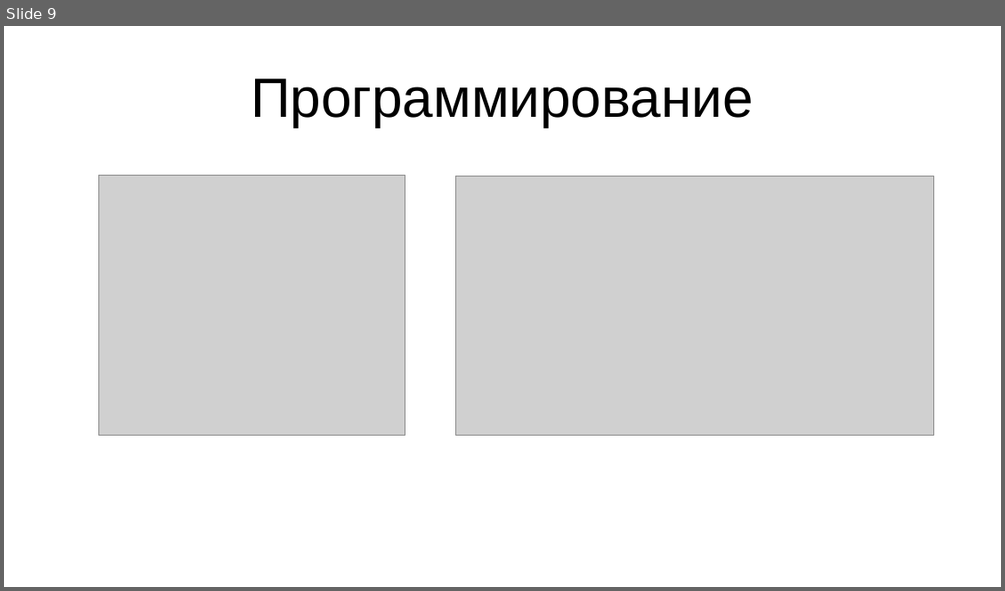
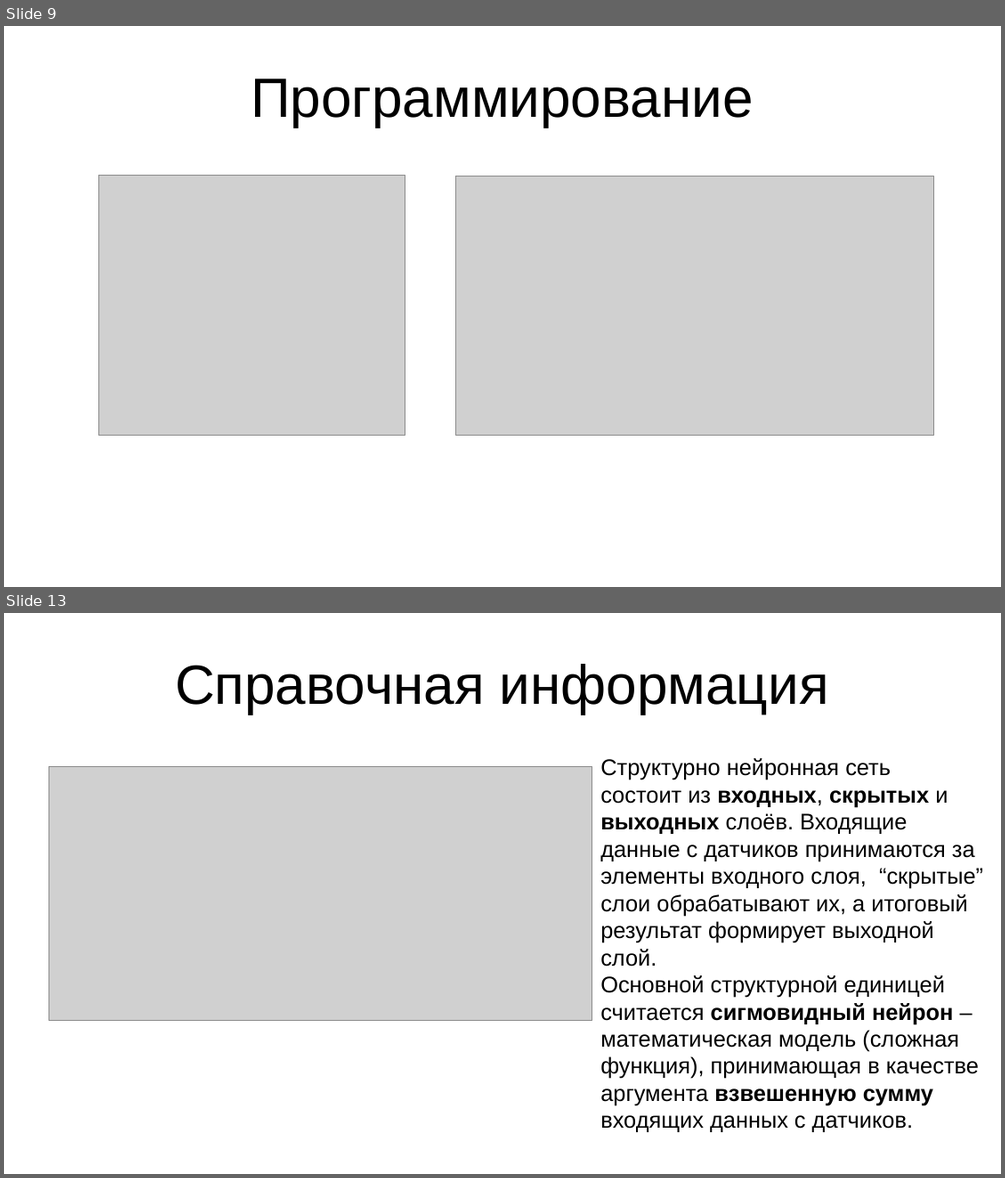
Before and after one commit to SaShiro228/helmet, a slide deck: text/presentation.odp. Shown one above the other, each under a label of ours: slide 9 before the commit, slides 9 and 13 after it; the slides between them are not shown. The pictures are 1005x591 and 1005x1178 pixels, drawn with LibreOffice and Linux fonts; fonts in the diff are those of the drawing; grey boxes stand for pictures. Boxes give left, top, right and bottom in pixels: in the first picture for what was removed or moved away, otherwise in the second. Text is boxed around its words. In the diff, an @@ line names an element or a change of style, - is before the commit and + after.

```diff
--- a/text/presentation.odp
+++ b/text/presentation.odp
@@ slide 13 added at [4, 613, 1001, 1174], background #FFFFFF @@
@@ title added at [175, 664, 829, 714], 44 pt, text #000000 @@
+Справочная информация
@@ picture added at [49, 767, 592, 1020] @@
@@ text added at [600, 758, 983, 1132], 18 pt, text #000000 @@
+Структурно нейронная сеть
+состоит из входных, скрытых и
+выходных слоёв. Входящие данные с датчиков принимаются за элементы входного слоя, “скрытые” слои обрабатывают их, а итоговый результат формирует выходной слой.
+Основной структурной единицей
+считается сигмовидный нейрон – математическая модель (сложная функция), принимающая в качестве аргумента взвешенную сумму входящих данных с датчиков.
```
Also in this commit, not shown: 8 other slides added, 3 other files.
